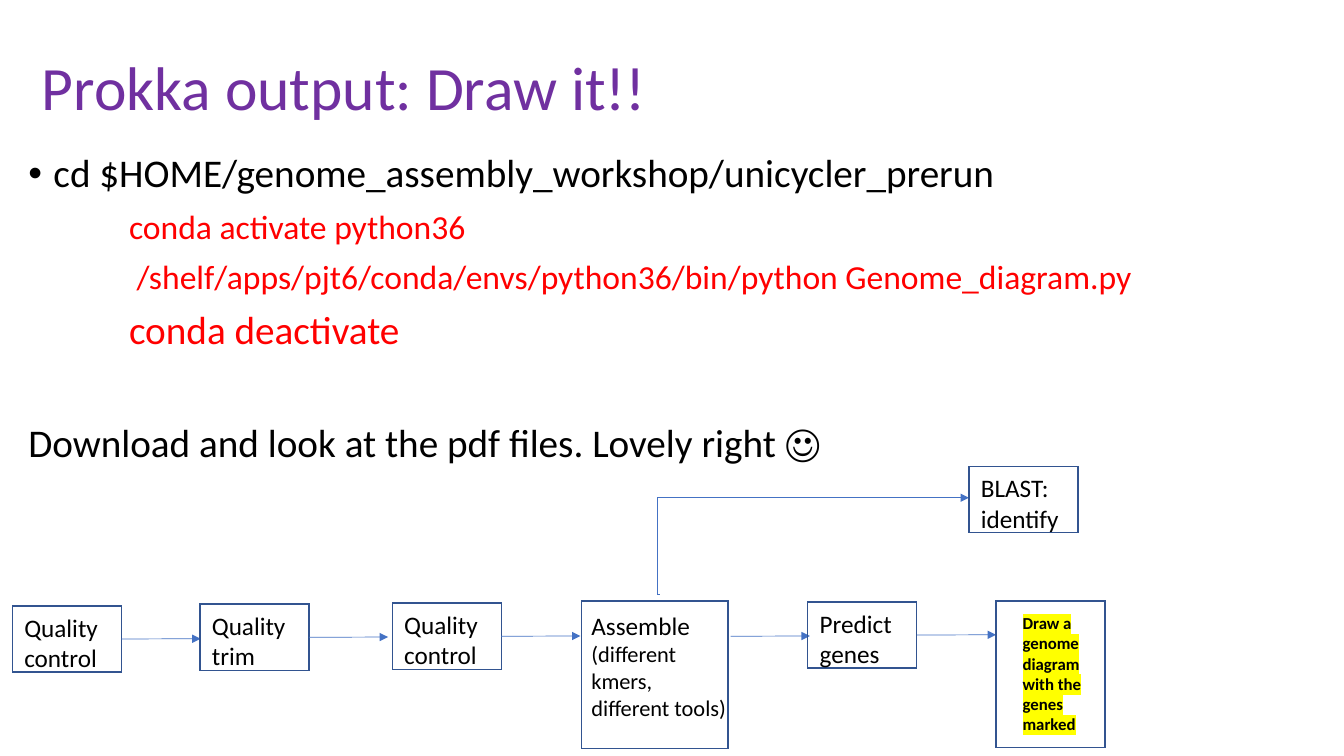
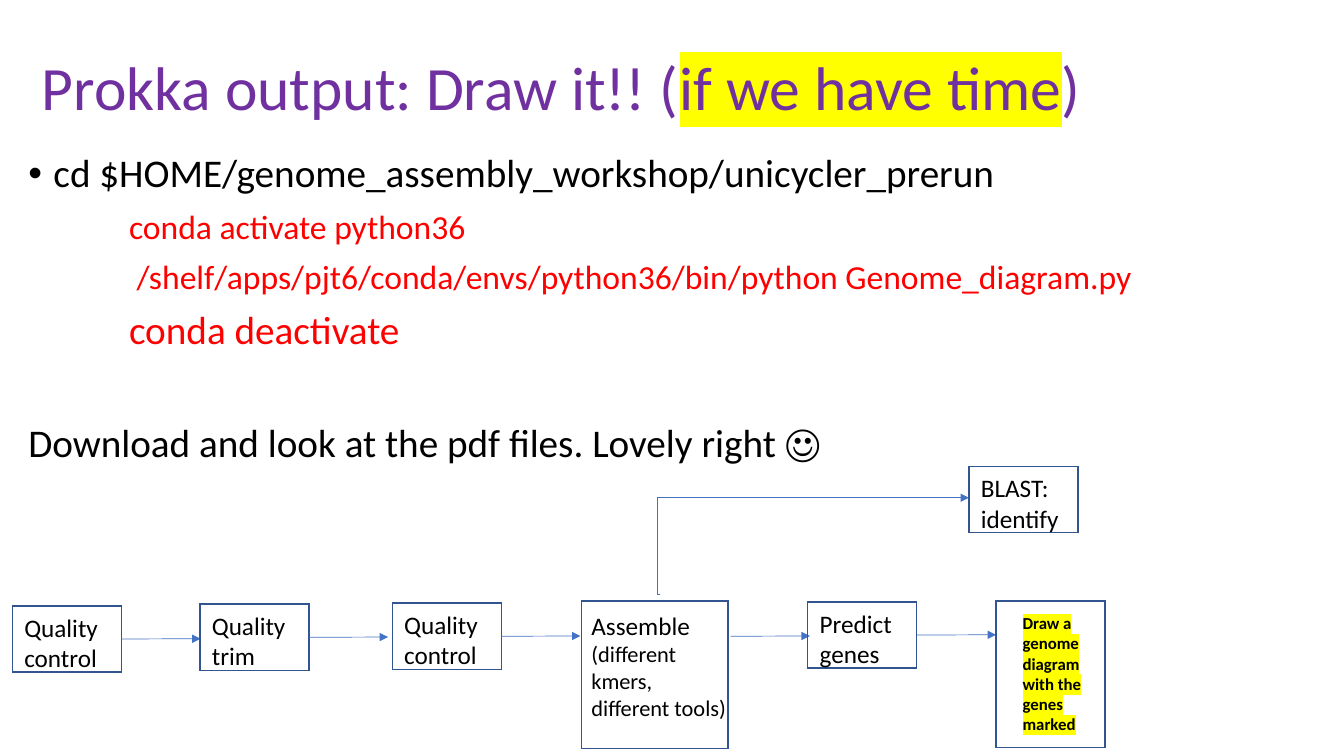
Before and after one commit to peterthorpe5/Msc_Digital_Health, a slide deck: slide 28 of powerpoint/6_assembly.pptx. Drawn at 1344x756 pixels with LibreOffice and Linux fonts; fonts in the diff are those of the drawing. Boxes give left, top, right and bottom in pixels: in the first picture for what was removed or moved away, otherwise in the second. Text is boxed around its words. In the diff, an @@ line names an element or a change of style, - is before the commit and + after.

```diff
--- a/powerpoint/6_assembly.pptx
+++ b/powerpoint/6_assembly.pptx
@@ title at [42,59,1080,125]: text changed @@
-Prokka output: Draw it!!
+Prokka output: Draw it!! (if we have time)
```
Also in this commit, not shown: 10 other slides changed, 1 slide added, 7 other files.
